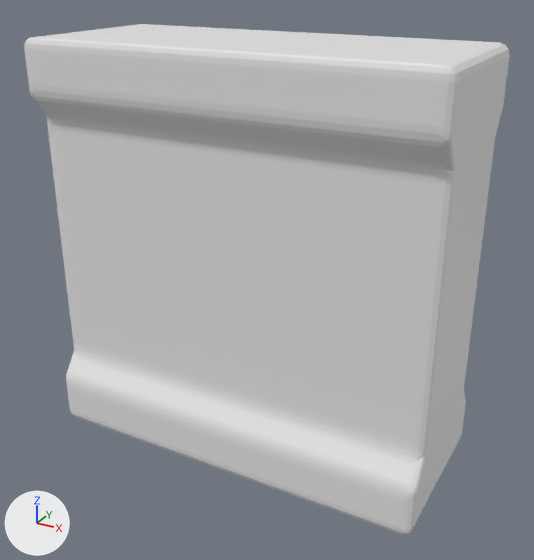
Two versions of the Blender file env_wall_WhaeaT_01.blend, one commit apart.
Camera for both pictures: a camera (50 mm lens) standing at (3.0, -2.57, 3.22) and looking at (0.87, 1.3, 1.28). Every picture has the same lights, and +X, +Y and +Z are marked at lower left. The first picture is the older version.
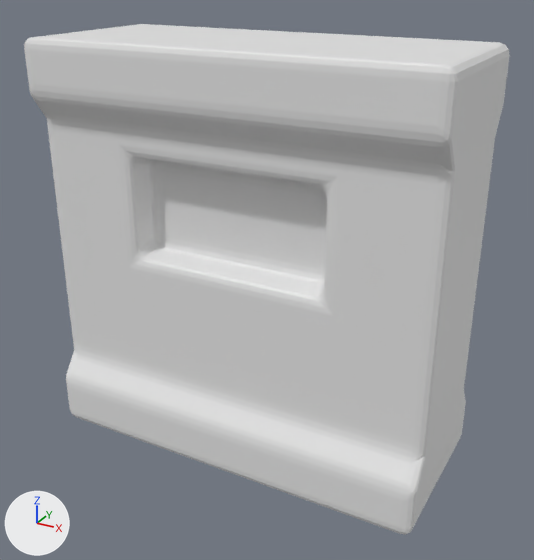
Commit message: Added window to wall asset

What differs and where, as boxes [x1, y1, x2, y2] in the pictures (534 x 560 px):
```json
{"part": 1, "of": "me_cube_001", "change": "cut back", "before": [128, 157, 327, 302], "after": [126, 152, 332, 307]}
```

The change, as JSON lines over the scene's bpy script:
```json
{"block": "me_cube_001", "where": "# used by ob_cube; location = (0.795, 1.333, 1.427); scale = (1.32, 0.556, 1.34)"}
{"op": "remove", "block": "me_cube_001", "code": "me_cube_001.from_pydata(...)  # 135 vertices, 117 faces; spans x -1.0..1.0, y -1.0..0.0, z -1.0..1.0"}
{"op": "add", "block": "me_cube_001", "code": "me_cube_001.from_pydata(...)  # 147 vertices, 129 faces; spans x -1.0..1.0, y -1.0..0.0, z -1.0..1.0"}
{"block": "me_cube_001", "change": "me_cube_001 part 1"}
{"block": "me_cube_001", "change": "8 faces are deleted"}
{"block": "me_cube_001", "change": "3 vertices in x -0.25..0.25, y -0.79, z 0.25 move by (0.0, 0.31, 0.0)"}
{"block": "me_cube_001", "change": "12 vertices are added at x -0.46..0.46, y -0.48, z 0.04..0.46"}
{"block": "me_cube_001", "change": "20 new faces join them"}
```
